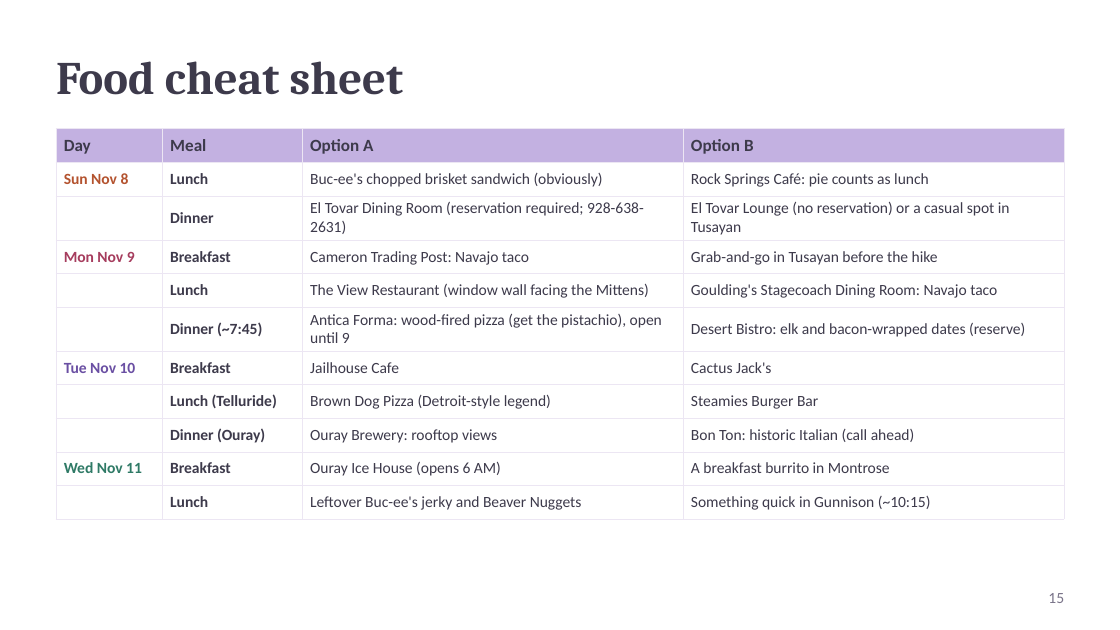
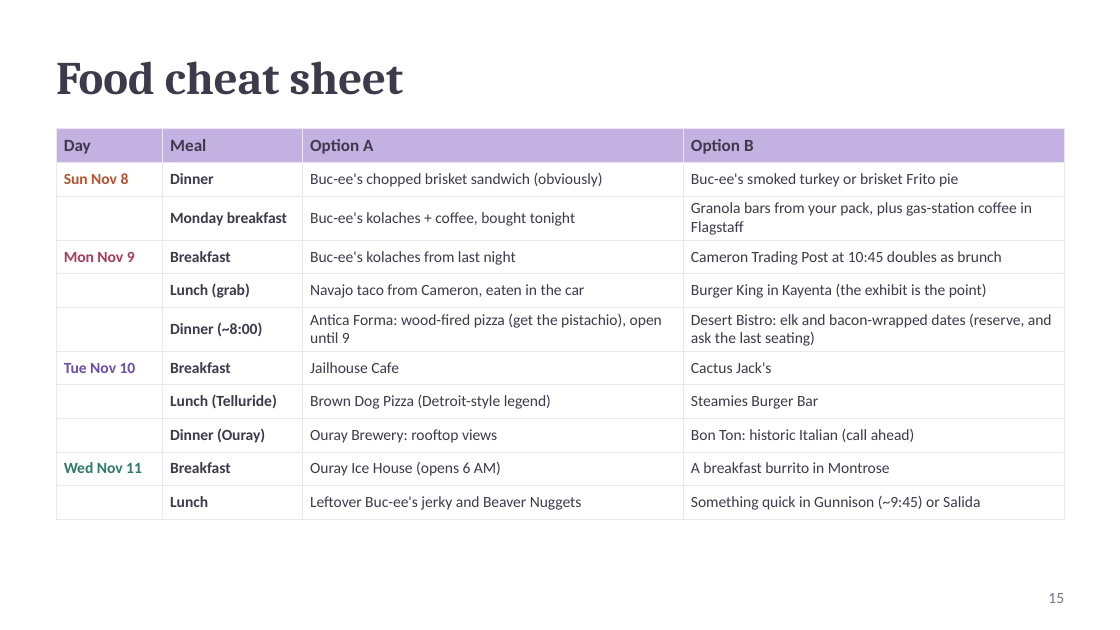
Before and after one commit to kohl-crypto/desert-to-divide, a slide deck: slide 15 of Desert-to-Divide-Tour-Guide.pptx. Drawn at 1120x630 pixels with LibreOffice and Linux fonts; fonts in the diff are those of the drawing. Boxes give left, top, right and bottom in pixels: in the first picture for what was removed or moved away, otherwise in the second. Text is boxed around its words. In the diff, an @@ line names an element or a change of style, - is before the commit and + after.

```diff
--- a/Desert-to-Divide-Tour-Guide.pptx
+++ b/Desert-to-Divide-Tour-Guide.pptx
@@ table at (56,129,1064,514) @@
-row 2, column 2: Lunch
+row 2, column 2: Dinner
-row 2, column 4: Rock Springs Café: pie counts as lunch
+row 2, column 4: Buc-ee's smoked turkey or brisket Frito pie
-row 3:  | Dinner | El Tovar Dining Room (reservation required; 928-638-2631) | El Tovar Lounge (no reservation) or a casual spot in Tusayan
+row 3:  | Monday breakfast | Buc-ee's kolaches + coffee, bought tonight | Granola bars from your pack, plus gas-station coffee in Flagstaff
-row 4, column 3: Cameron Trading Post: Navajo taco
+row 4, column 3: Buc-ee's kolaches from last night
-row 4, column 4: Grab-and-go in Tusayan before the hike
+row 4, column 4: Cameron Trading Post at 10:45 doubles as brunch
-row 5:  | Lunch | The View Restaurant (window wall facing the Mittens) | Goulding's Stagecoach Dining Room: Navajo taco
+row 5:  | Lunch (grab) | Navajo taco from Cameron, eaten in the car | Burger King in Kayenta (the exhibit is the point)
-row 6, column 2: Dinner (~7:45)
+row 6, column 2: Dinner (~8:00)
-row 6, column 4: Desert Bistro: elk and bacon-wrapped dates (reserve)
+row 6, column 4: Desert Bistro: elk and bacon-wrapped dates (reserve, and ask the last seating)
-row 11, column 4: Something quick in Gunnison (~10:15)
+row 11, column 4: Something quick in Gunnison (~9:45) or Salida
```
Also in this commit, not shown: 13 other slides changed, 1 slide added, 1 slide removed, 4 other files.
